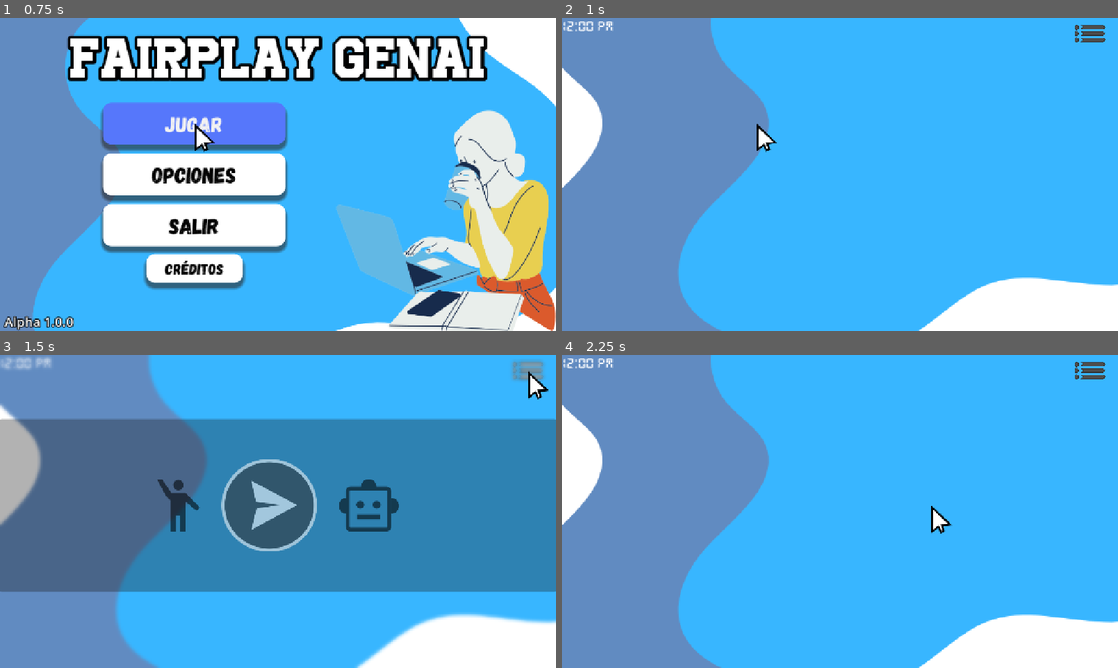
Above: before the commit, frames 1-4 (two rows, left to right).
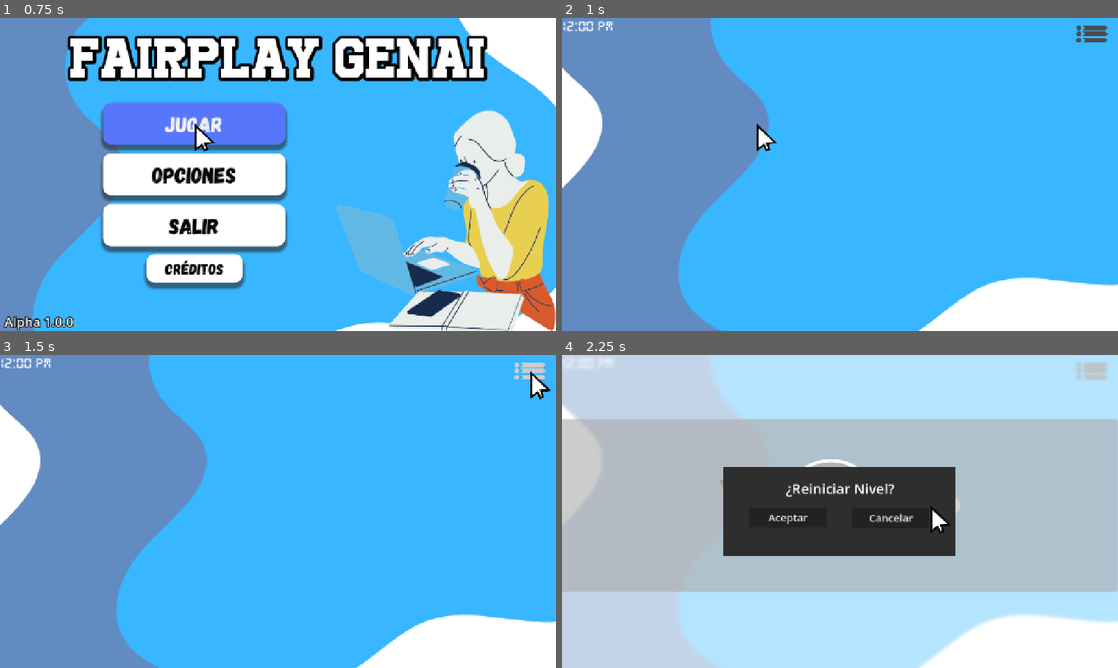
Above: after the commit, the same moments.

Repository: pperezsilva/FairPlayGenAi
Game: Godot game, scene res://escenas/menu.tscn
Same seed, same stepped clock (60 frames per second), same inputs: the game is played once before the commit and once after it. Sound files missing from this copy of the repository are replaced by a short silence.
Inputs (mouse positions are in pixels of both pictures, inside the frame that each line leads up to):
- Up to frame 1 (0.75 s): click "Jugar" at 0.5 s
- Up to frame 2 (1 s): no input
- Up to frame 3 (1.5 s): click (528, 370) at 1.25 s
- Up to frame 4 (2.25 s): click (928, 505) at 2 s

Frame 1 is identical in both runs. In frame 2, 0.1% of the frame differs, in the area x 92-99%, y 2-8%; in frame 3, 57%; in frame 4, 95%, in the area x 0-100%, y 0-100%.

Commit message:
Implementacion de confirmaciones en los Menus

Diff:
--- /dev/null
+++ b/escenas/ConfirmacionReiniciar.tscn
@@ -0,0 +1,93 @@
+[gd_scene load_steps=4 format=3 uid="uid://timpyti7b1ib"]
+
+[ext_resource type="Script" uid="uid://b4gb2dqkck3kw" path="res://scripts/confirmacion_reiniciar.gd" id="1_b6mxu"]
+[ext_resource type="AudioStream" uid="uid://cjfix01450ht4" path="res://sonidos/sfx/sndClick.wav" id="2_81tpp"]
+
+[sub_resource type="StyleBoxFlat" id="StyleBoxFlat_blbmp"]
+bg_color = Color(0.18104856, 0.18104856, 0.18104853, 1)
+
+[node name="ConfirmacionReiniciar" type="Control"]
+layout_mode = 3
+anchors_preset = 15
+anchor_right = 1.0
+anchor_bottom = 1.0
+grow_horizontal = 2
+grow_vertical = 2
+script = ExtResource("1_b6mxu")
+
+[node name="ColorRect" type="ColorRect" parent="."]
+modulate = Color(1, 1, 1, 0.627451)
+layout_mode = 1
+anchors_preset = 15
+anchor_right = 1.0
+anchor_bottom = 1.0
+grow_horizontal = 2
+grow_vertical = 2
+
+[node name="Panel" type="Panel" parent="."]
+layout_mode = 1
+anchors_preset = 8
+anchor_left = 0.5
+anchor_top = 0.5
+anchor_right = 0.5
+anchor_bottom = 0.5
+offset_left = -267.5
+offset_top = -102.0
+offset_right = 267.5
+offset_bottom = 102.0
+grow_horizontal = 2
+grow_vertical = 2
+theme_override_styles/panel = SubResource("StyleBoxFlat_blbmp")
+
+[node name="LabelMensaje" type="Label" parent="Panel"]
+layout_mode = 1
+anchors_preset = -1
+anchor_left = 0.286
+anchor_top = 0.132
+anchor_right = 0.71400005
+anchor_bottom = 0.36800003
+offset_left = -0.010009766
+offset_top = -0.07999992
+offset_right = 0.009979248
+offset_bottom = 0.0799942
+grow_horizontal = 2
+theme_override_font_sizes/font_size = 32
+text = "¿Reiniciar Nivel?"
+
+[node name="ButtonAceptar" type="Button" parent="Panel"]
+layout_mode = 1
+anchors_preset = -1
+anchor_left = 0.11000001
+anchor_top = 0.455
+anchor_right = 0.44300002
+anchor_bottom = 0.68
+offset_left = 0.14999771
+offset_top = -0.10500336
+offset_right = -0.005004883
+offset_bottom = -0.08000183
+grow_vertical = 2
+theme_override_font_sizes/font_size = 24
+text = "Aceptar"
+
+[node name="ButtonCancelar" type="Button" parent="Panel"]
+layout_mode = 1
+anchors_preset = -1
+anchor_left = 0.551
+anchor_top = 0.46300003
+anchor_right = 0.88500005
+anchor_bottom = 0.688
+offset_left = 0.21499634
+offset_top = 0.04698944
+offset_right = -0.14202881
+offset_bottom = 0.07199097
+grow_horizontal = 0
+grow_vertical = 2
+theme_override_font_sizes/font_size = 24
+text = "Cancelar"
+
+[node name="sndClick" type="AudioStreamPlayer" parent="."]
+stream = ExtResource("2_81tpp")
+bus = &"SFX"
+
+[connection signal="pressed" from="Panel/ButtonAceptar" to="." method="_on_button_aceptar_pressed"]
+[connection signal="pressed" from="Panel/ButtonCancelar" to="." method="_on_button_cancelar_pressed"]
--- /dev/null
+++ b/escenas/ConfirmacionSalir.tscn
@@ -0,0 +1,93 @@
+[gd_scene load_steps=4 format=3 uid="uid://ck2445lemtnnl"]
+
+[ext_resource type="Script" uid="uid://di633r5jmrcgs" path="res://scripts/confirmacion_salir.gd" id="1_te2ob"]
+[ext_resource type="AudioStream" uid="uid://cjfix01450ht4" path="res://sonidos/sfx/sndClick.wav" id="2_yy7f6"]
+
+[sub_resource type="StyleBoxFlat" id="StyleBoxFlat_blbmp"]
+bg_color = Color(0.18104856, 0.18104856, 0.18104853, 1)
+
+[node name="ConfirmacionSalir" type="Control"]
+layout_mode = 3
+anchors_preset = 15
+anchor_right = 1.0
+anchor_bottom = 1.0
+grow_horizontal = 2
+grow_vertical = 2
+script = ExtResource("1_te2ob")
+
+[node name="ColorRect" type="ColorRect" parent="."]
+modulate = Color(1, 1, 1, 0.627451)
+layout_mode = 1
+anchors_preset = 15
+anchor_right = 1.0
+anchor_bottom = 1.0
+grow_horizontal = 2
+grow_vertical = 2
+
+[node name="Panel" type="Panel" parent="."]
+layout_mode = 1
+anchors_preset = 8
+anchor_left = 0.5
+anchor_top = 0.5
+anchor_right = 0.5
+anchor_bottom = 0.5
+offset_left = -267.5
+offset_top = -102.0
+offset_right = 267.5
+offset_bottom = 102.0
+grow_horizontal = 2
+grow_vertical = 2
+theme_override_styles/panel = SubResource("StyleBoxFlat_blbmp")
+
+[node name="LabelMensaje" type="Label" parent="Panel"]
+layout_mode = 1
+anchors_preset = -1
+anchor_left = 0.286
+anchor_top = 0.132
+anchor_right = 0.71400005
+anchor_bottom = 0.36800003
+offset_left = -0.010009766
+offset_top = -0.07999992
+offset_right = 0.009979248
+offset_bottom = 0.0799942
+grow_horizontal = 2
+theme_override_font_sizes/font_size = 32
+text = "¿Salir del Juego?"
+
+[node name="ButtonAceptar" type="Button" parent="Panel"]
+layout_mode = 1
+anchors_preset = -1
+anchor_left = 0.11000001
+anchor_top = 0.455
+anchor_right = 0.44300002
+anchor_bottom = 0.68
+offset_left = 0.14999771
+offset_top = -0.10500336
+offset_right = -0.005004883
+offset_bottom = -0.08000183
+grow_vertical = 2
+theme_override_font_sizes/font_size = 24
+text = "Aceptar"
+
+[node name="ButtonCancelar" type="Button" parent="Panel"]
+layout_mode = 1
+anchors_preset = -1
+anchor_left = 0.551
+anchor_top = 0.46300003
+anchor_right = 0.88500005
+anchor_bottom = 0.688
+offset_left = 0.21499634
+offset_top = 0.04698944
+offset_right = -0.14202881
+offset_bottom = 0.07199097
+grow_horizontal = 0
+grow_vertical = 2
+theme_override_font_sizes/font_size = 24
+text = "Cancelar"
+
+[node name="sndClick" type="AudioStreamPlayer" parent="."]
+stream = ExtResource("2_yy7f6")
+bus = &"SFX"
+
+[connection signal="pressed" from="Panel/ButtonAceptar" to="." method="_on_button_aceptar_pressed"]
+[connection signal="pressed" from="Panel/ButtonCancelar" to="." method="_on_button_cancelar_pressed"]
--- /dev/null
+++ b/escenas/mensajeConfirmacion.tscn
@@ -0,0 +1,93 @@
+[gd_scene load_steps=4 format=3 uid="uid://fanym5lkreub"]
+
+[ext_resource type="Script" uid="uid://ddwwoo1nkdbwm" path="res://scripts/mensaje_confirmacion.gd" id="1_blbmp"]
+[ext_resource type="AudioStream" uid="uid://cjfix01450ht4" path="res://sonidos/sfx/sndClick.wav" id="2_sh4me"]
+
+[sub_resource type="StyleBoxFlat" id="StyleBoxFlat_blbmp"]
+bg_color = Color(0.18104856, 0.18104856, 0.18104853, 1)
+
+[node name="MensajeConfirmacion" type="Control"]
+layout_mode = 3
+anchors_preset = 15
+anchor_right = 1.0
+anchor_bottom = 1.0
+grow_horizontal = 2
+grow_vertical = 2
+script = ExtResource("1_blbmp")
+
+[node name="ColorRect" type="ColorRect" parent="."]
+modulate = Color(1, 1, 1, 0.627451)
+layout_mode = 1
+anchors_preset = 15
+anchor_right = 1.0
+anchor_bottom = 1.0
+grow_horizontal = 2
+grow_vertical = 2
+
+[node name="Panel" type="Panel" parent="."]
+layout_mode = 1
+anchors_preset = 8
+anchor_left = 0.5
+anchor_top = 0.5
+anchor_right = 0.5
+anchor_bottom = 0.5
+offset_left = -267.5
+offset_top = -102.0
+offset_right = 267.5
+offset_bottom = 102.0
+grow_horizontal = 2
+grow_vertical = 2
+theme_override_styles/panel = SubResource("StyleBoxFlat_blbmp")
+
+[node name="LabelMensaje" type="Label" parent="Panel"]
+layout_mode = 1
+anchors_preset = -1
+anchor_left = 0.286
+anchor_top = 0.132
+anchor_right = 0.71400005
+anchor_bottom = 0.36800003
+offset_left = -0.010009766
+offset_top = -0.07999992
+offset_right = 0.009979248
+offset_bottom = 0.0799942
+grow_horizontal = 2
+theme_override_font_sizes/font_size = 32
+text = "¿Salir al Menu?"
+
+[node name="ButtonAceptar" type="Button" parent="Panel"]
+layout_mode = 1
+anchors_preset = -1
+anchor_left = 0.11000001
+anchor_top = 0.455
+anchor_right = 0.44300002
+anchor_bottom = 0.68
+offset_left = 0.14999771
+offset_top = -0.10500336
+offset_right = -0.005004883
+offset_bottom = -0.08000183
+grow_vertical = 2
+theme_override_font_sizes/font_size = 24
+text = "Aceptar"
+
+[node name="ButtonCancelar" type="Button" parent="Panel"]
+layout_mode = 1
+anchors_preset = -1
+anchor_left = 0.551
+anchor_top = 0.46300003
+anchor_right = 0.88500005
+anchor_bottom = 0.688
+offset_left = 0.21499634
+offset_top = 0.04698944
+offset_right = -0.14202881
+offset_bottom = 0.07199097
+grow_horizontal = 0
+grow_vertical = 2
+theme_override_font_sizes/font_size = 24
+text = "Cancelar"
+
+[node name="sndClick" type="AudioStreamPlayer" parent="."]
+stream = ExtResource("2_sh4me")
+bus = &"SFX"
+
+[connection signal="pressed" from="Panel/ButtonAceptar" to="." method="_on_button_aceptar_pressed"]
+[connection signal="pressed" from="Panel/ButtonCancelar" to="." method="_on_button_cancelar_pressed"]
--- a/escenas/menu.tscn
+++ b/escenas/menu.tscn
@@ -6,6 +6,7 @@
 [ext_resource type="FontFile" uid="uid://cau71hgpl3dy3" path="res://fuentes/University.otf" id="3_5t3kx"]
 [ext_resource type="AudioStream" uid="uid://oaqm4128daps" path="res://sonidos/musica/menuMusic.wav" id="5_56ah5"]
 [ext_resource type="AudioStream" uid="uid://cjfix01450ht4" path="res://sonidos/sfx/sndClick.wav" id="6_56ah5"]
+[ext_resource type="PackedScene" uid="uid://ck2445lemtnnl" path="res://escenas/ConfirmacionSalir.tscn" id="7_xqndx"]
 
 [sub_resource type="StyleBoxTexture" id="StyleBoxTexture_d7r87"]
 texture = ExtResource("1_2owot")
@@ -191,6 +192,10 @@
 offset_right = 40.0
 offset_bottom = 40.0
 
+[node name="ConfirmacionSalir" parent="." instance=ExtResource("7_xqndx")]
+visible = false
+layout_mode = 1
+
 [connection signal="pressed" from="VBoxContainer/btnJugar" to="." method="_on_btn_jugar_pressed"]
 [connection signal="pressed" from="VBoxContainer/btnOpciones" to="." method="_on_btn_opciones_pressed"]
 [connection signal="pressed" from="VBoxContainer/btnSalir" to="." method="_on_btn_salir_pressed"]
--- a/escenas/menu_pausa.tscn
+++ b/escenas/menu_pausa.tscn
@@ -8,6 +8,9 @@
 [ext_resource type="Texture2D" uid="uid://ki4utfky1q23" path="res://imagenes/ia.png" id="3_o72er"]
 [ext_resource type="Texture2D" uid="uid://bsrpptu03w5dc" path="res://imagenes/EnviarGray.png" id="4_uabni"]
 [ext_resource type="Texture2D" uid="uid://w1kx7q0dqdrp" path="res://imagenes/iaGray.png" id="6_d8q0v"]
+[ext_resource type="PackedScene" uid="uid://fanym5lkreub" path="res://escenas/mensajeConfirmacion.tscn" id="9_x31go"]
+[ext_resource type="PackedScene" uid="uid://timpyti7b1ib" path="res://escenas/ConfirmacionReiniciar.tscn" id="10_2jxr5"]
+[ext_resource type="AudioStream" uid="uid://cjfix01450ht4" path="res://sonidos/sfx/sndClick.wav" id="11_mcbxj"]
 
 [sub_resource type="ShaderMaterial" id="ShaderMaterial_pvenc"]
 shader = ExtResource("1_uabni")
@@ -132,6 +135,18 @@
 &"": SubResource("AnimationLibrary_x31go")
 }
 
+[node name="MensajeConfirmacion" parent="." instance=ExtResource("9_x31go")]
+visible = false
+layout_mode = 1
+
+[node name="ConfirmacionReiniciar" parent="." instance=ExtResource("10_2jxr5")]
+visible = false
+layout_mode = 1
+
+[node name="sndClick" type="AudioStreamPlayer" parent="."]
+stream = ExtResource("11_mcbxj")
+bus = &"SFX"
+
 [connection signal="pressed" from="PanelContainer/HBoxContainer/TextureButtonExit" to="." method="_on_texture_button_exit_pressed"]
 [connection signal="pressed" from="PanelContainer/HBoxContainer/TextureButtonPlay" to="." method="_on_texture_button_play_pressed"]
 [connection signal="pressed" from="PanelContainer/HBoxContainer/TextureButtonRestart" to="." method="_on_texture_button_restart_pressed"]
--- a/escenas/nivel.tscn
+++ b/escenas/nivel.tscn
@@ -1,9 +1,10 @@
-[gd_scene load_steps=9 format=3 uid="uid://pvm6hb4e1f6l"]
+[gd_scene load_steps=10 format=3 uid="uid://pvm6hb4e1f6l"]
 
 [ext_resource type="Script" uid="uid://c4nomi2i1qqi5" path="res://scripts/nivel.gd" id="1_rmw23"]
 [ext_resource type="Texture2D" uid="uid://beusa6lgul7dl" path="res://imagenes/bgNivel.png" id="2_ul41a"]
 [ext_resource type="PackedScene" uid="uid://derolybto7u3m" path="res://escenas/reloj.tscn" id="2_xkxn8"]
 [ext_resource type="AudioStream" uid="uid://v0qjhoak2wh2" path="res://sonidos/musica/studyTime.wav" id="3_xkxn8"]
+[ext_resource type="AudioStream" uid="uid://cjfix01450ht4" path="res://sonidos/sfx/sndClick.wav" id="5_cr4x3"]
 [ext_resource type="PackedScene" uid="uid://bf8s6rpn0p4ci" path="res://escenas/musicaNivel.tscn" id="5_wddsb"]
 [ext_resource type="PackedScene" uid="uid://pgis8iaqgulj" path="res://escenas/menu_pausa.tscn" id="6_w5orq"]
 [ext_resource type="Texture2D" uid="uid://doionhen65x4u" path="res://imagenes/btnPausa.png" id="7_6uhjk"]
@@ -36,11 +37,17 @@
 [node name="studyTime" type="AudioStreamPlayer" parent="."]
 stream = ExtResource("3_xkxn8")
 
+[node name="sndClick" type="AudioStreamPlayer" parent="."]
+stream = ExtResource("5_cr4x3")
+bus = &"SFX"
+
 [node name="MusicaNivel" parent="." instance=ExtResource("5_wddsb")]
 
 [node name="CanvasLayer" type="CanvasLayer" parent="."]
 
 [node name="menuPausa" parent="CanvasLayer" instance=ExtResource("6_w5orq")]
+offset_left = -1.0
+offset_right = -1.0
 
 [node name="TextureButtonPause" type="TextureButton" parent="."]
 layout_mode = 1
@@ -49,10 +56,10 @@
 anchor_top = 0.05
 anchor_right = 0.95
 anchor_bottom = 0.05
-offset_left = -36.860107
-offset_top = -19.580036
-offset_right = 326.1399
-offset_bottom = 179.41995
+offset_left = -32.0
+offset_top = -19.0
+offset_right = 331.0
+offset_bottom = 180.0
 grow_horizontal = 2
 grow_vertical = 2
 scale = Vector2(0.2, 0.2)
--- /dev/null
+++ b/scripts/confirmacion_reiniciar.gd
@@ -0,0 +1,22 @@
+extends Control
+@onready var click: AudioStreamPlayer = $sndClick
+
+# Called when the node enters the scene tree for the first time.
+func _ready() -> void:
+	pass # Replace with function body.
+
+
+# Called every frame. 'delta' is the elapsed time since the previous frame.
+func _process(delta: float) -> void:
+	pass
+
+
+func _on_button_aceptar_pressed() -> void:
+	click.play(0.4)
+	await get_tree().create_timer(0.2).timeout
+	get_tree().reload_current_scene()
+
+
+func _on_button_cancelar_pressed() -> void:
+	click.play(0.4)
+	hide()
--- /dev/null
+++ b/scripts/confirmacion_salir.gd
@@ -0,0 +1,22 @@
+extends Control
+@onready var click: AudioStreamPlayer = $sndClick
+
+# Called when the node enters the scene tree for the first time.
+func _ready() -> void:
+	pass # Replace with function body.
+
+
+# Called every frame. 'delta' is the elapsed time since the previous frame.
+func _process(delta: float) -> void:
+	pass
+
+
+func _on_button_aceptar_pressed() -> void:
+	click.play(0.4)
+	await get_tree().create_timer(0.2).timeout
+	get_tree().quit()
+
+
+func _on_button_cancelar_pressed() -> void:
+	click.play(0.4)
+	hide()
--- /dev/null
+++ b/scripts/mensaje_confirmacion.gd
@@ -0,0 +1,22 @@
+extends Control
+@onready var click: AudioStreamPlayer = $sndClick
+
+# Called when the node enters the scene tree for the first time.
+func _ready() -> void:
+	pass # Replace with function body.
+
+
+# Called every frame. 'delta' is the elapsed time since the previous frame.
+func _process(delta: float) -> void:
+	pass
+
+
+func _on_button_aceptar_pressed() -> void:
+	click.play(0.4)
+	await get_tree().create_timer(0.2).timeout
+	get_tree().change_scene_to_file("res://escenas/menu.tscn")
+
+
+func _on_button_cancelar_pressed() -> void:
+	click.play(0.4)
+	hide()
--- a/scripts/menu.gd
+++ b/scripts/menu.gd
@@ -1,13 +1,14 @@
 extends Control
 @onready var musica: AudioStreamPlayer = $sndMenu
 @onready var click: AudioStreamPlayer = $sndClick
+@onready var confirmar_salir = $ConfirmacionSalir
 
 # Called when the node enters the scene tree for the first time.
 func _ready() -> void:
 	_menu()
 
-# Called every frame. 'delta' is the elapsed time since the previous frame.
-func _process(delta: float) -> void:
+# Reemplaza _delta por delta si colocas codigo en process
+func _process(_delta: float) -> void:
 	pass
 
 func _on_btn_jugar_pressed() -> void:
@@ -24,8 +25,7 @@
 
 func _on_btn_salir_pressed() -> void:
 	click.play(0.4)
-	await get_tree().create_timer(0.2).timeout# Esperar a reproducir sonido antes de ejecutar acción
-	get_tree().quit()
+	confirmar_salir.show()
 
 
 func _on_btn_creditos_pressed() -> void:
--- a/scripts/menu_pausa.gd
+++ b/scripts/menu_pausa.gd
@@ -1,4 +1,7 @@
 extends Control
+@onready var confirmar_salida_menu = $MensajeConfirmacion
+@onready var confirmar_reinicio = $ConfirmacionReiniciar
+@onready var click: AudioStreamPlayer = $sndClick
 
 func resume():
 	get_tree().paused = false
@@ -18,24 +21,27 @@
 
 # Called when the node enters the scene tree for the first time.
 func _ready() -> void:
+	resume()
 	hide()
 
 
-# Called every frame. 'delta' is the elapsed time since the previous frame.
-func _process(delta: float) -> void:
+# Reemplaza _delta por delta si añades codigo al _process
+func _process(_delta: float) -> void:
 	testEsc()
 
 
 func _on_texture_button_exit_pressed() -> void:
-	resume()
-	get_tree().change_scene_to_file("res://escenas/menu.tscn")
-
+	click.play(0.4)
+	confirmar_salida_menu.show()
 
 func _on_texture_button_play_pressed() -> void:
+	click.play(0.4)
 	resume()
 
 
 
 func _on_texture_button_restart_pressed() -> void:
-	resume()
-	get_tree().reload_current_scene()
+	click.play(0.4)
+	confirmar_reinicio.show()
+	#resume()
+	#get_tree().reload_current_scene()
--- a/scripts/musicaNivel.gd
+++ b/scripts/musicaNivel.gd
@@ -2,6 +2,7 @@
 
 @onready var musica_tranquila: AudioStreamPlayer = $sndMusica
 @onready var musica_tension: AudioStreamPlayer = $sndAlerta
+
 
 var estado_anterior: int = -1
 
--- a/scripts/nivel.gd
+++ b/scripts/nivel.gd
@@ -1,4 +1,5 @@
 extends Control
+@onready var click: AudioStreamPlayer = $sndClick
 #@onready var musica: AudioStreamPlayer = $studyTime
 
 # Called when the node enters the scene tree for the first time.
@@ -7,8 +8,8 @@
 	#_music()
 
 
-# Called every frame. 'delta' is the elapsed time since the previous frame.
-func _process(delta: float) -> void:
+# Reemplaza _delta por delta si añades codigo al _process
+func _process(_delta: float) -> void:
 	pass
 
 # --- Música del nivel ---
@@ -24,4 +25,7 @@
 
 
 func _on_texture_button_pause_pressed() -> void:
+	print("Boton de Pausa Presionado")
+	click.play(0.4)
+	await get_tree().create_timer(0.2).timeout
 	$CanvasLayer/menuPausa.pause()
Not shown: 1 places in escenas/menu.tscn that only renumber resources
Not shown: 1 places in escenas/menu_pausa.tscn that only renumber resources
Binary file changed: imagenes/btnPausa.png
Binary file changed: imagenes/btnPausaGris.png
Not shown, added: scripts/confirmacion_reiniciar.gd.uid
Not shown, added: scripts/confirmacion_salir.gd.uid
Not shown, added: scripts/mensaje_confirmacion.gd.uid
